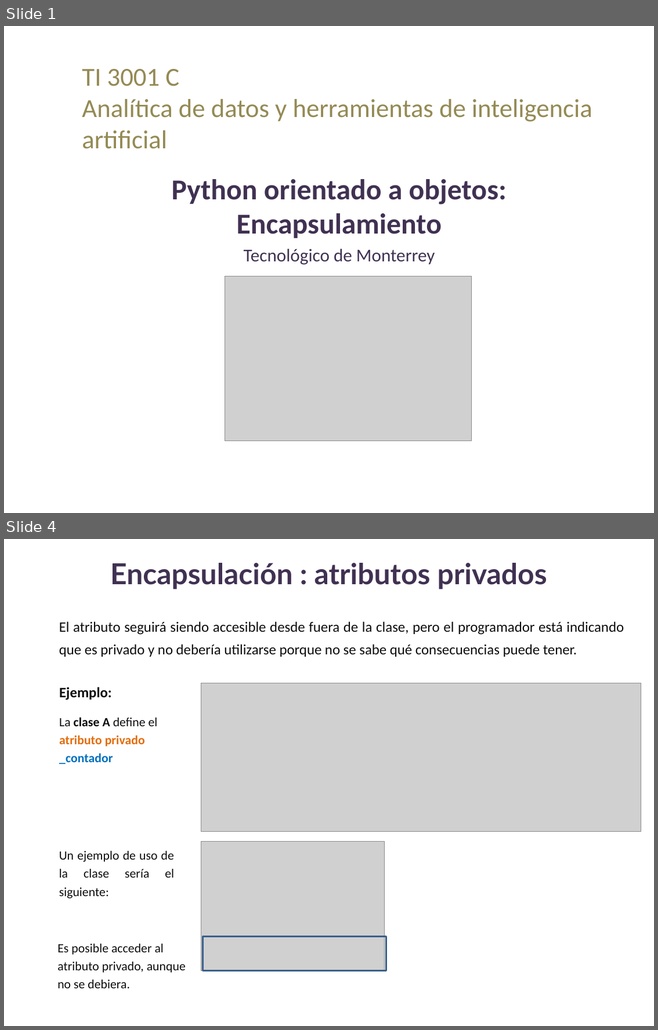
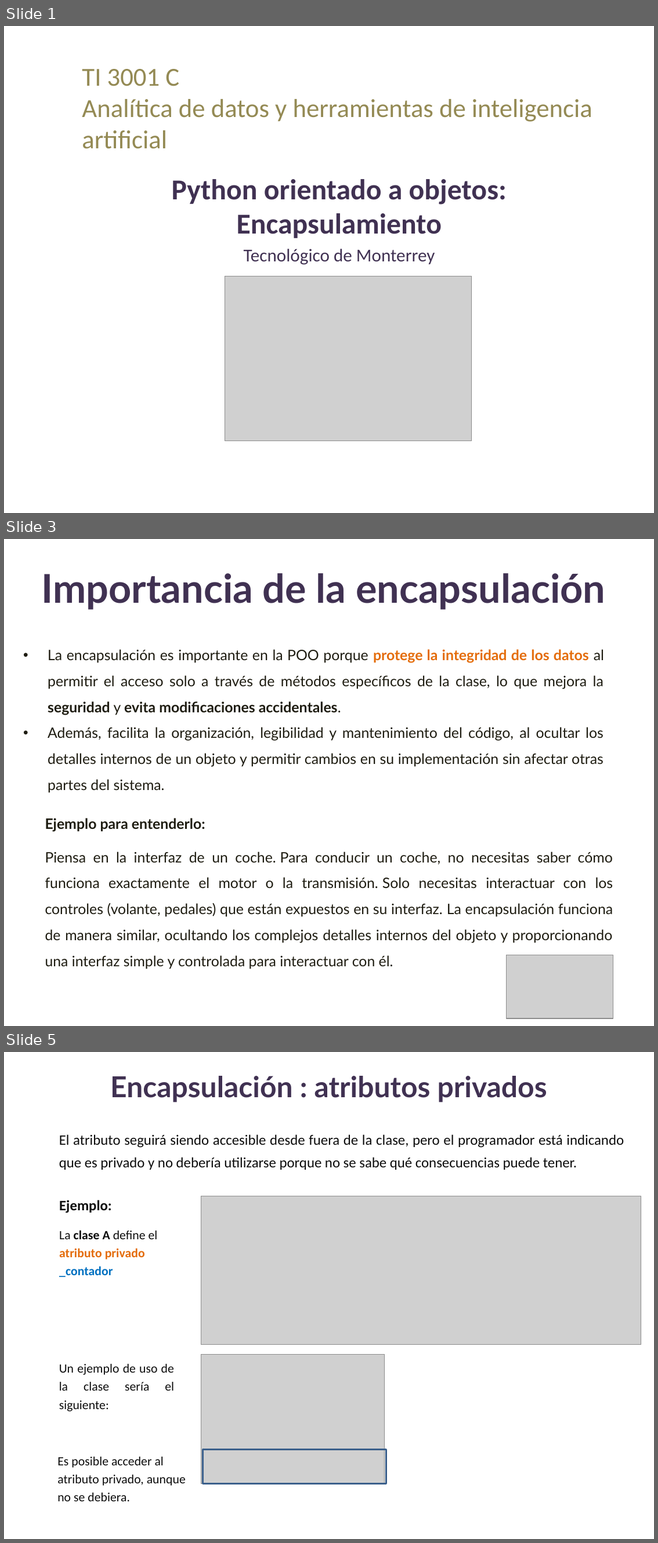
Before and after one commit to lizetheP/Analitica, a slide deck: CalendarioAgo25/presentaciones/15_POO_Encapsulamiento.pptx. Shown one above the other, each under a label of ours: slides 1 and 4 before the commit, slides 1, 3 and 5 after it; the slides between them are not shown. The pictures are 658x1030 and 658x1543 pixels, drawn with LibreOffice and Linux fonts; fonts in the diff are those of the drawing; grey boxes stand for pictures. Boxes give left, top, right and bottom in pixels: in the first picture for what was removed or moved away, otherwise in the second. Text is boxed around its words. In the diff, an @@ line names an element or a change of style, - is before the commit and + after.

```diff
--- a/CalendarioAgo25/presentaciones/15_POO_Encapsulamiento.pptx
+++ b/CalendarioAgo25/presentaciones/15_POO_Encapsulamiento.pptx
@@ slide 3 added at [4, 539, 654, 1026], background #FFFFFF @@
@@ title added at [42, 573, 605, 610], 44 pt, text #403152, bold @@
+Importancia de la encapsulación
@@ text added at [48, 649, 604, 793], 16 pt, text #1E1C11 @@
+• La encapsulación es importante en la POO porque protege la integridad de los datos al permitir el acceso solo a través de métodos específicos de la clase, lo que mejora la seguridad y evita modificaciones accidentales.
+• Además, facilita la organización, legibilidad y mantenimiento del código, al ocultar los detalles internos de un objeto y permitir cambios en su implementación sin afectar otras partes del sistema.
@@ text added at [45, 818, 613, 969], 16 pt, text #1E1C11 @@
+Ejemplo para entenderlo:
+Piensa en la interfaz de un coche. Para conducir un coche, no necesitas saber cómo funciona exactamente el motor o la transmisión. Solo necesitas interactuar con los controles (volante, pedales) que están expuestos en su interfaz. La encapsulación funciona de manera similar, ocultando los complejos detalles internos del objeto y proporcionando una interfaz simple y controlada para interactuar con él.
@@ picture added at [506, 955, 612, 1019] @@
@@ what was slide 4 is now slide 5 @@
```
Also in this commit, not shown: 2 slides changed, 3 other files.
